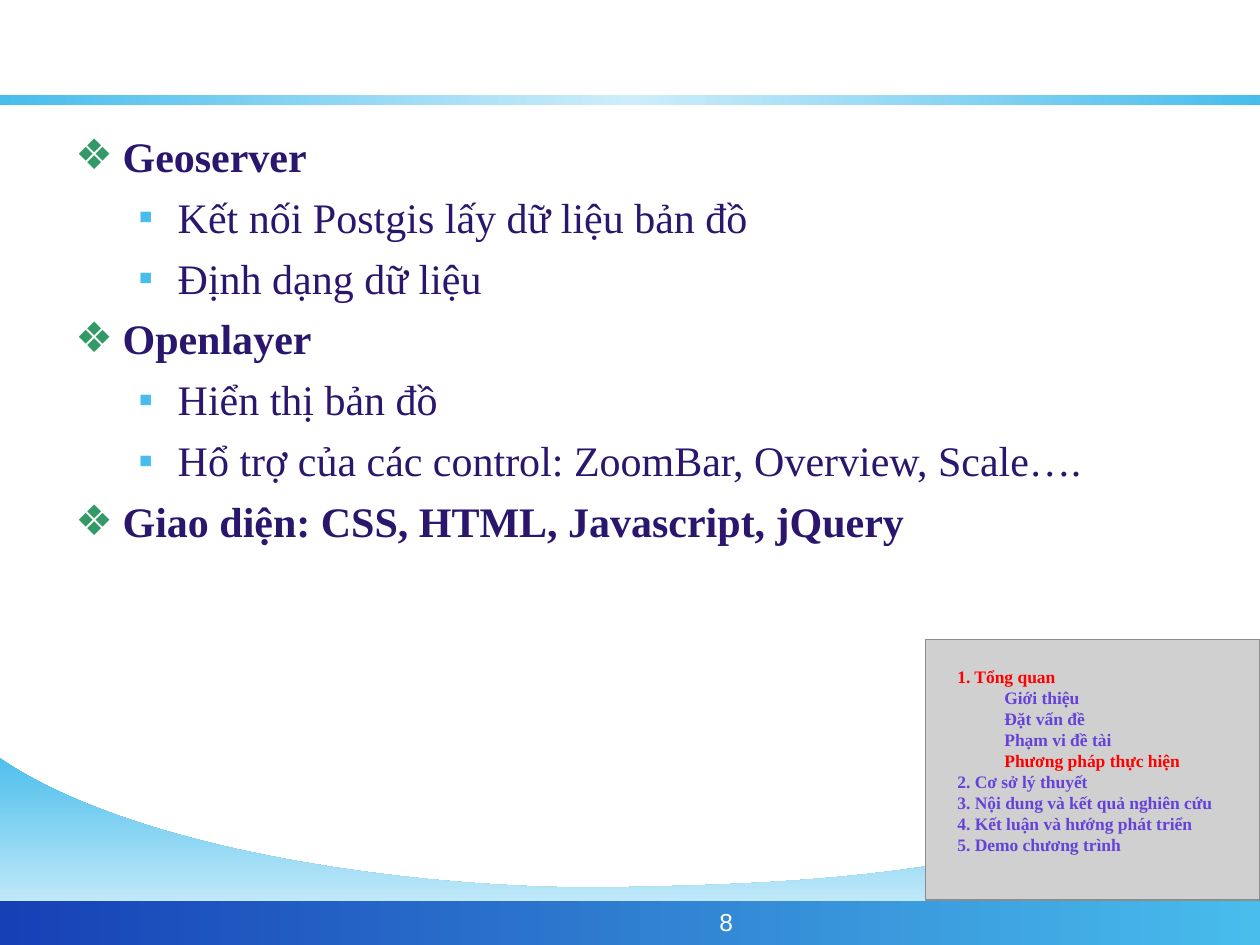
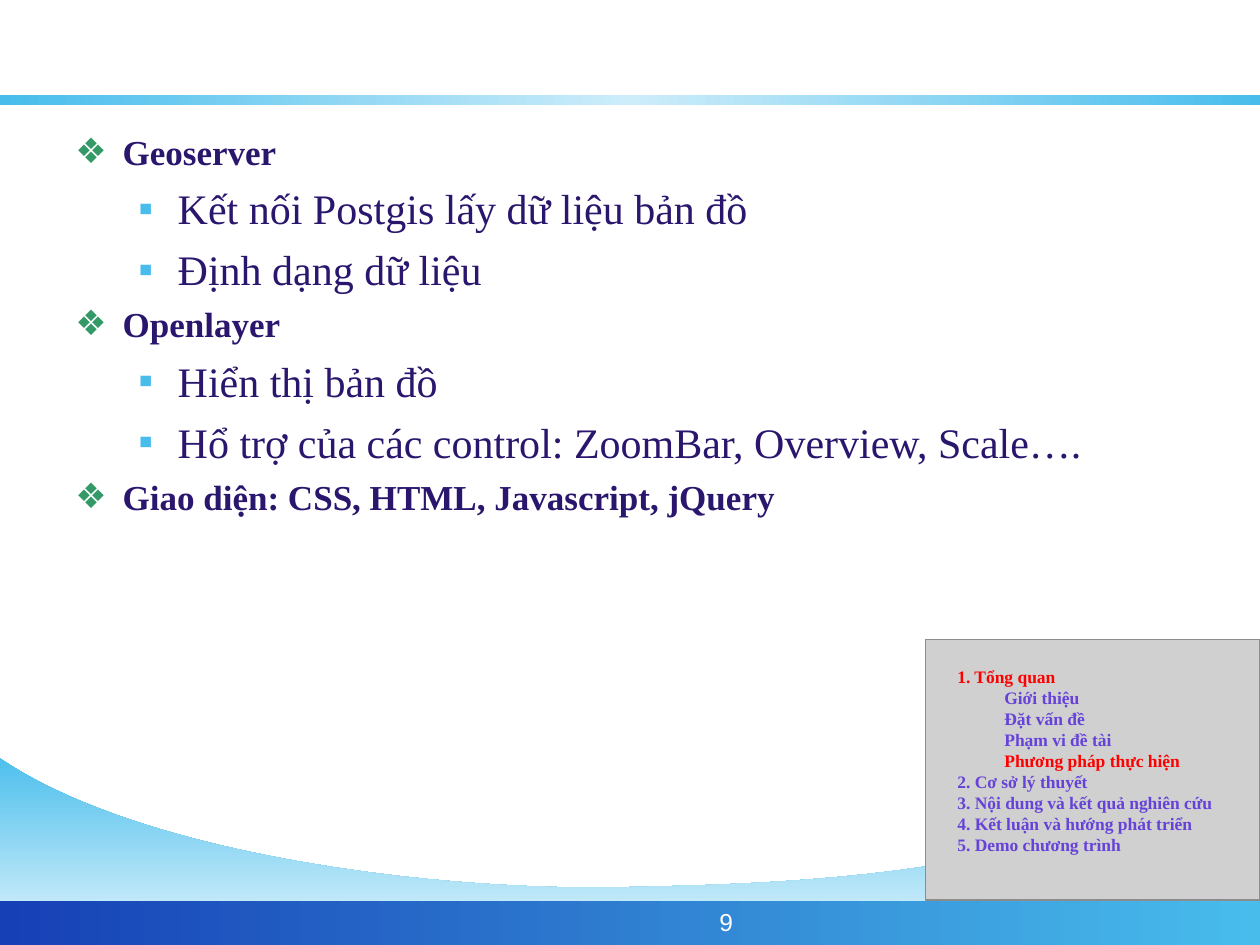
Before and after one commit to phamngsinh/cantho-webgis, a slide deck: slide 9 of Document/Bao Cao/BaoCaoLuanVan.ppt (slide 8 before the commit). Drawn at 1260x945 pixels with LibreOffice and Linux fonts; fonts in the diff are those of the drawing; grey boxes stand for pictures; background and template pictures are left out. Boxes give left, top, right and bottom in pixels: in the first picture for what was removed or moved away, otherwise in the second. Text is boxed around its words. In the diff, an @@ line names an element or a change of style, - is before the commit and + after.

```diff
--- a/Document/Bao Cao/BaoCaoLuanVan.ppt
+++ b/Document/Bao Cao/BaoCaoLuanVan.ppt
@@ text at <box>123,141,775,517</box>: size 24 to 20 pt in "Geoserver", "Openlayer", "Giao diện: CSS, HTML, Javascript, jQuery"; less space between paragraphs @@
@@ page number at <box>719,914,733,932</box>: text changed @@
-8
+9
```
Also in this commit, not shown: 5 other slides changed, 1 other file.
